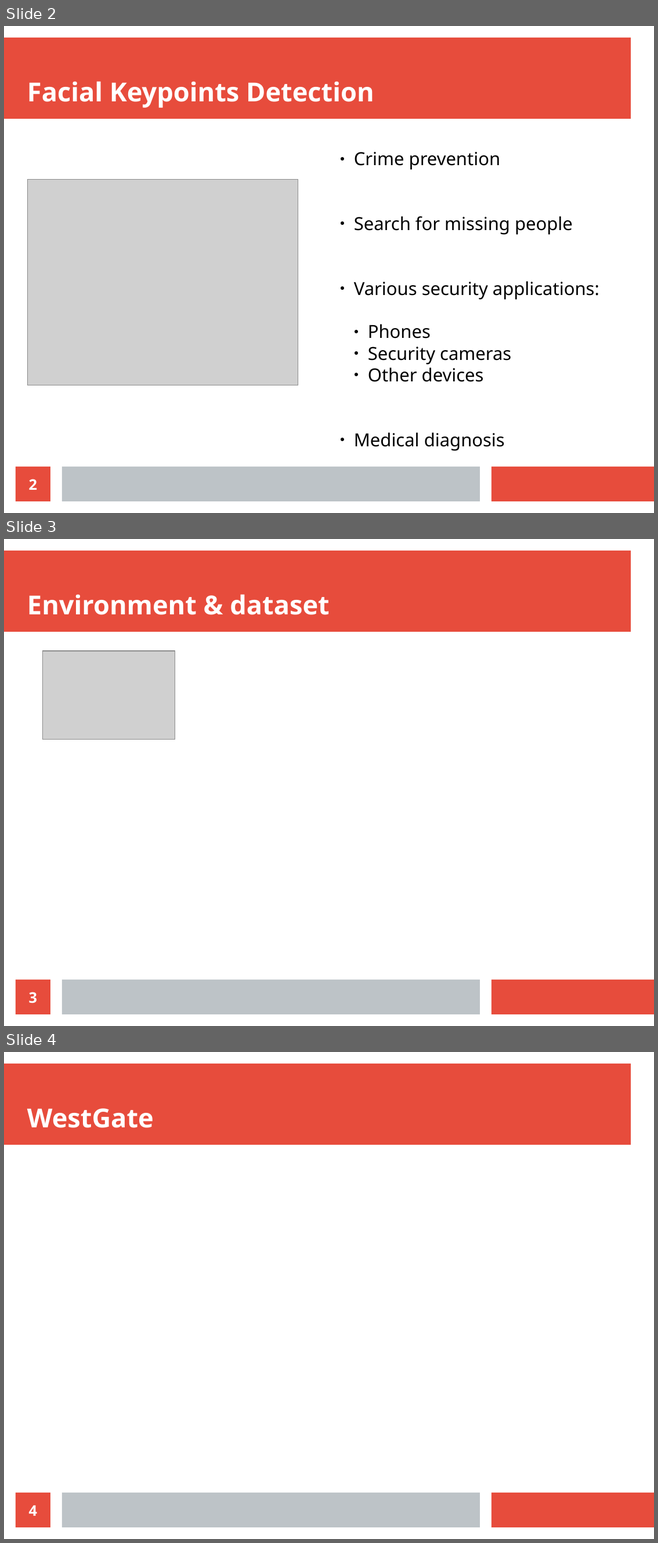
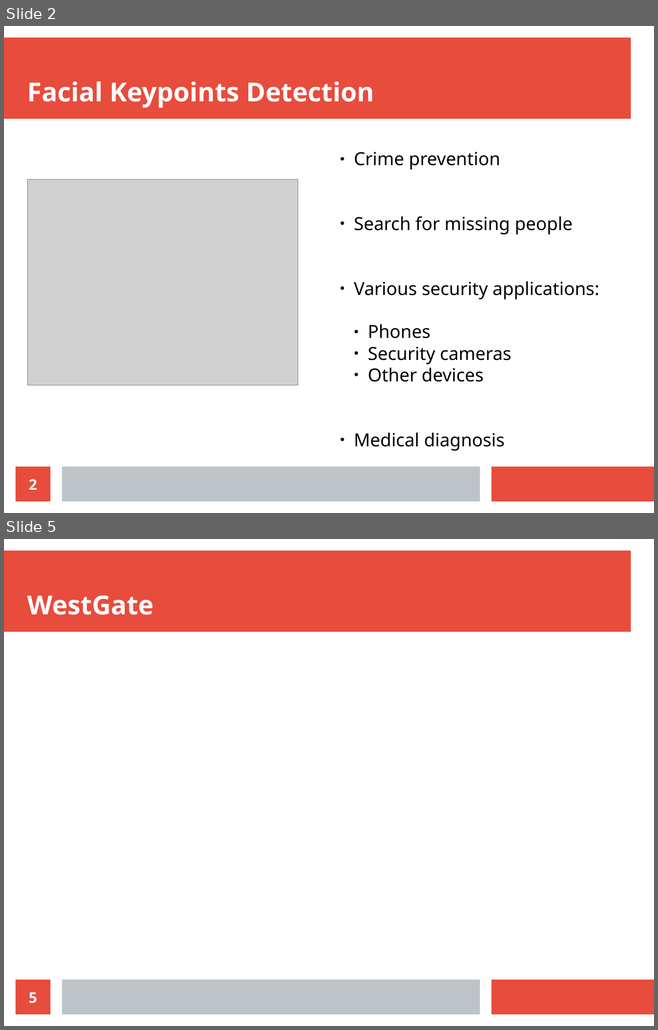
Before and after one commit to eltonsst/VCS, a slide deck: presentation/Presentation.odp. Shown one above the other, each under a label of ours: slides 2, 3 and 4 before the commit, slides 2 and 5 after it; the slides between them are not shown. The pictures are 658x1543 and 658x1030 pixels, drawn with LibreOffice and Linux fonts; fonts in the diff are those of the drawing; grey boxes stand for pictures. Boxes give left, top, right and bottom in pixels: in the first picture for what was removed or moved away, otherwise in the second. Text is boxed around its words. In the diff, an @@ line names an element or a change of style, - is before the commit and + after.

```diff
--- a/presentation/Presentation.odp
+++ b/presentation/Presentation.odp
@@ slide 3 removed at (x1=4, y1=539, x2=654, y2=1026), background #FFFFFF; not listed: 3 template elements that a slide beside it also shows @@
@@ title removed at (x1=27, y1=594, x2=329, y2=615) @@
-Environment & dataset
@@ picture removed at (x1=42, y1=651, x2=175, y2=740) @@
@@ page number removed at (x1=16, y1=980, x2=50, y2=1015) @@
-3
@@ what was slide 4 is now slide 5 @@
@@ page number at (x1=29, y1=993, x2=38, y2=1004): text changed @@
-4
+5
```
Also in this commit, not shown: 2 slides added.
